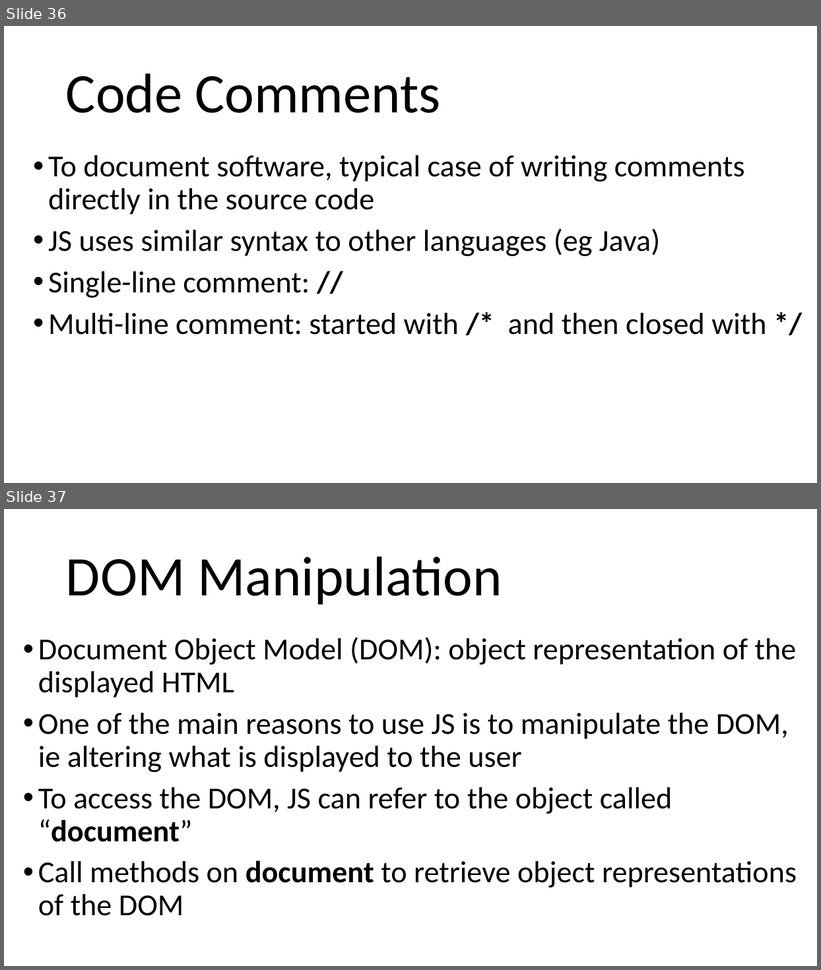
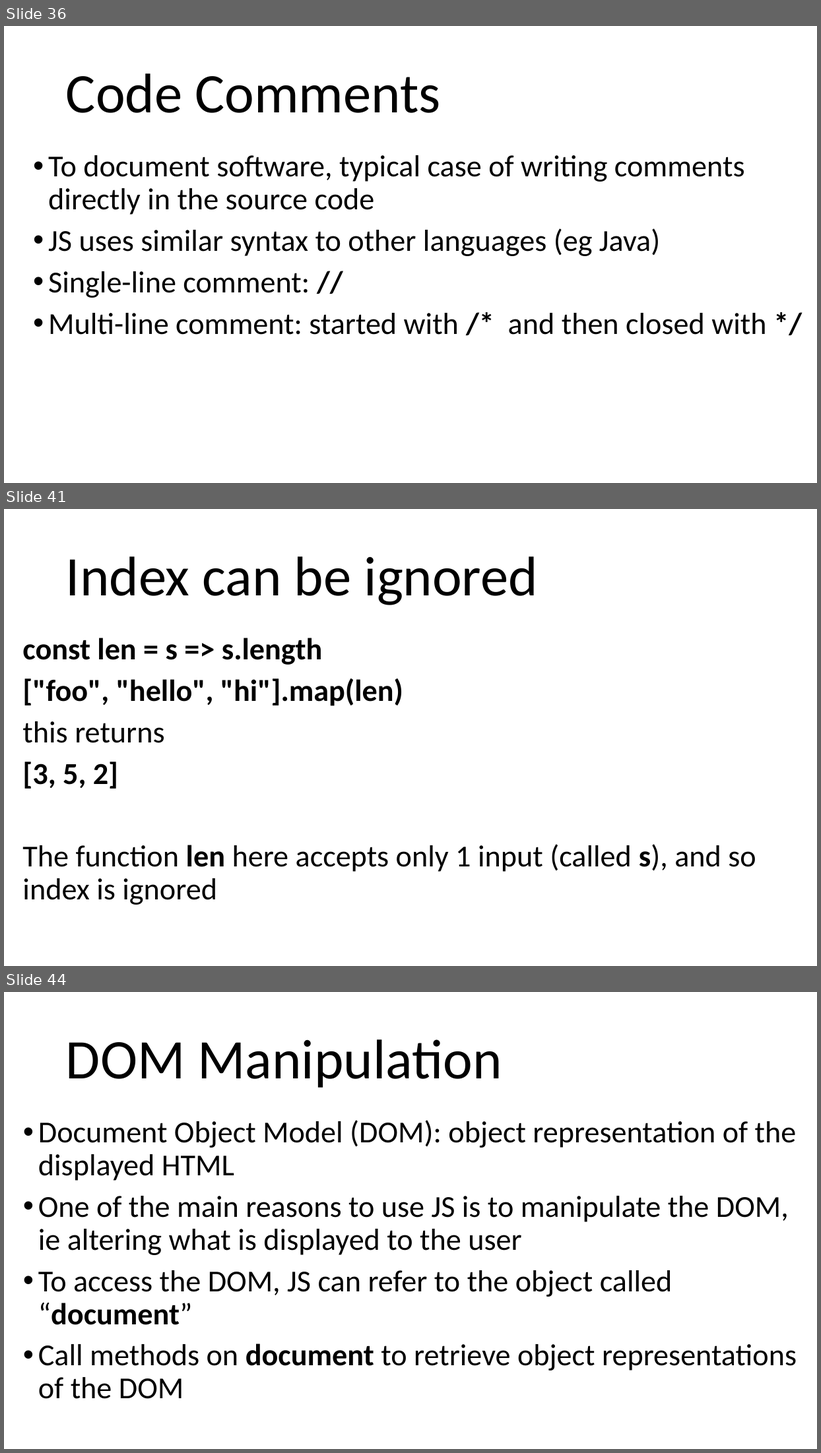
Before and after one commit to arcuri82/web_development_and_api_design, a slide deck: docs/slides/lesson_01.pptx. Shown one above the other, each under a label of ours: slides 36 and 37 before the commit, slides 36, 41 and 44 after it; the slides between them are not shown. The pictures are 821x970 and 821x1453 pixels, drawn with LibreOffice and Linux fonts; fonts in the diff are those of the drawing. Boxes give left, top, right and bottom in pixels: in the first picture for what was removed or moved away, otherwise in the second. Text is boxed around its words. In the diff, an @@ line names an element or a change of style, - is before the commit and + after.

```diff
--- a/docs/slides/lesson_01.pptx
+++ b/docs/slides/lesson_01.pptx
@@ slide 41 added at (x1=4, y1=509, x2=817, y2=966), background #FFFFFF @@
@@ title added at (x1=66, y1=557, x2=538, y2=605), 66 pt, text #000000 @@
+Index can be ignored
@@ text added at (x1=22, y1=638, x2=756, y2=905), 36 pt, text #000000 @@
+const len = s => s.length
+["foo", "hello", "hi"].map(len)
+this returns
+[3, 5, 2]
+The function len here accepts only 1 input (called s), and so index is ignored
@@ what was slide 37 is now slide 44 @@
```
Also in this commit, not shown: 3 slides changed, 6 other slides added, 1 other file.
